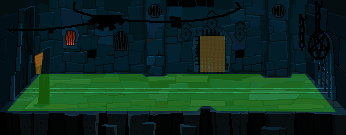
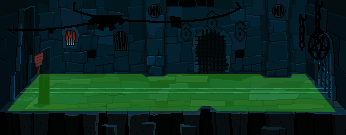
Two versions of the same layered image (w=346, h=135). Layer-by-layer changes:
hid group "Hotspots" (2 layers) over [35, 36, 225, 74]
painted on "GateBack.png" over [196, 32, 229, 73]
